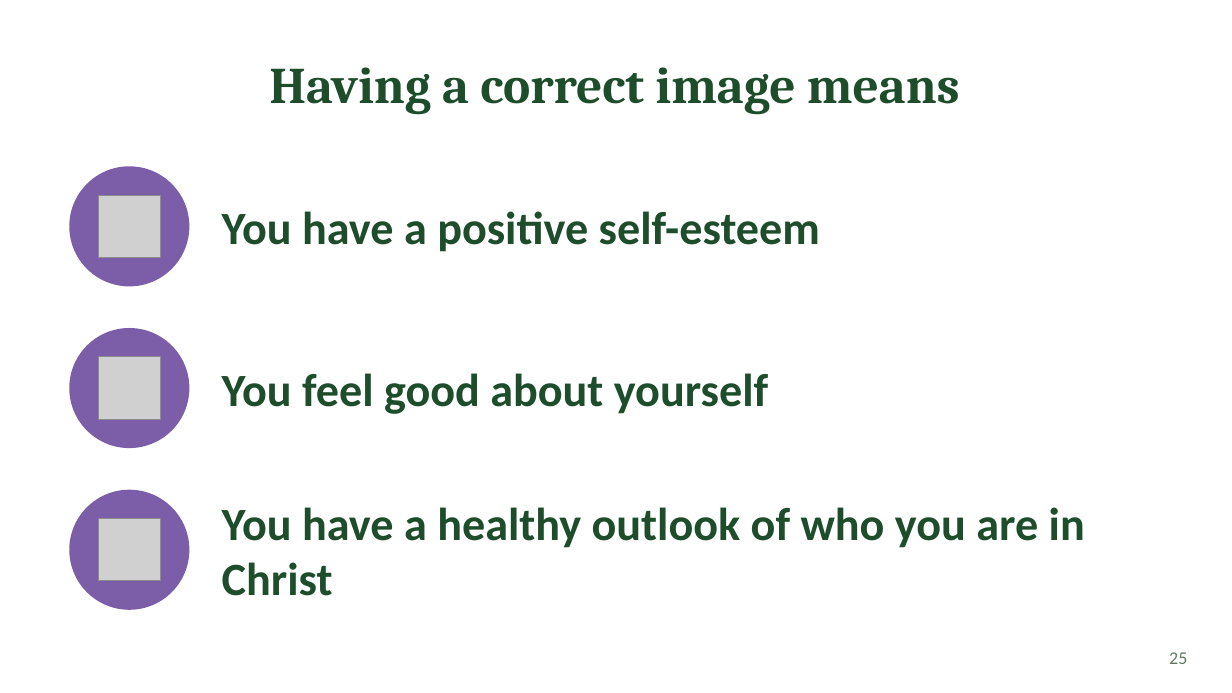
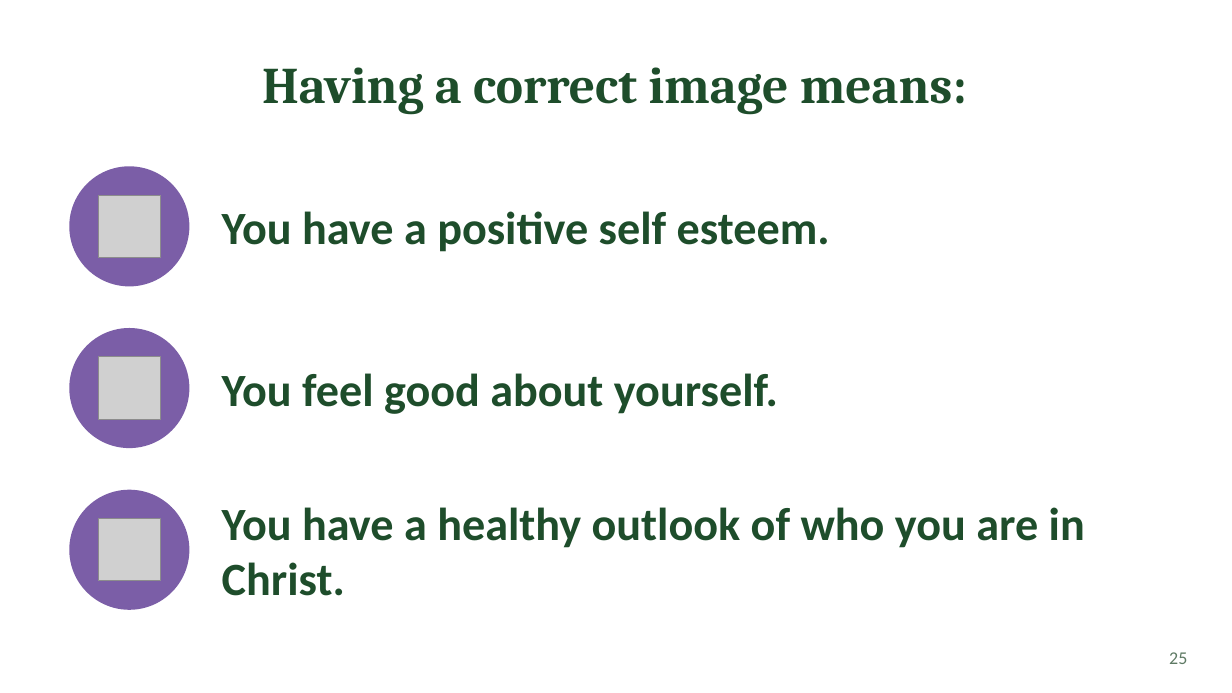
Before and after one commit to FactoJanrenzo/demohub, a slide deck: slide 25 of presentation/Sowing-the-Best.pptx. Drawn at 1232x693 pixels with LibreOffice and Linux fonts; fonts in the diff are those of the drawing; grey boxes stand for pictures; background and template pictures are left out. Boxes give left, top, right and bottom in pixels: in the first picture for what was removed or moved away, otherwise in the second. Text is boxed around its words. In the diff, an @@ line names an element or a change of style, - is before the commit and + after.

```diff
--- a/presentation/Sowing-the-Best.pptx
+++ b/presentation/Sowing-the-Best.pptx
@@ title at (x1=262, y1=67, x2=967, y2=115): text changed @@
-Having a correct image means
+Having a correct image means:
@@ text at (x1=222, y1=211, x2=830, y2=252): text changed @@
-You have a positive self-esteem
+You have a positive self esteem.
@@ text at (x1=222, y1=373, x2=778, y2=414): text changed @@
-You feel good about yourself
+You feel good about yourself.
@@ text at (x1=222, y1=507, x2=1085, y2=596): text changed @@
-You have a healthy outlook of who you are in Christ
+You have a healthy outlook of who you are in Christ.
```
Also in this commit, not shown: 25 other slides changed, 2 slides added, 3 slides removed, 2 other files.
